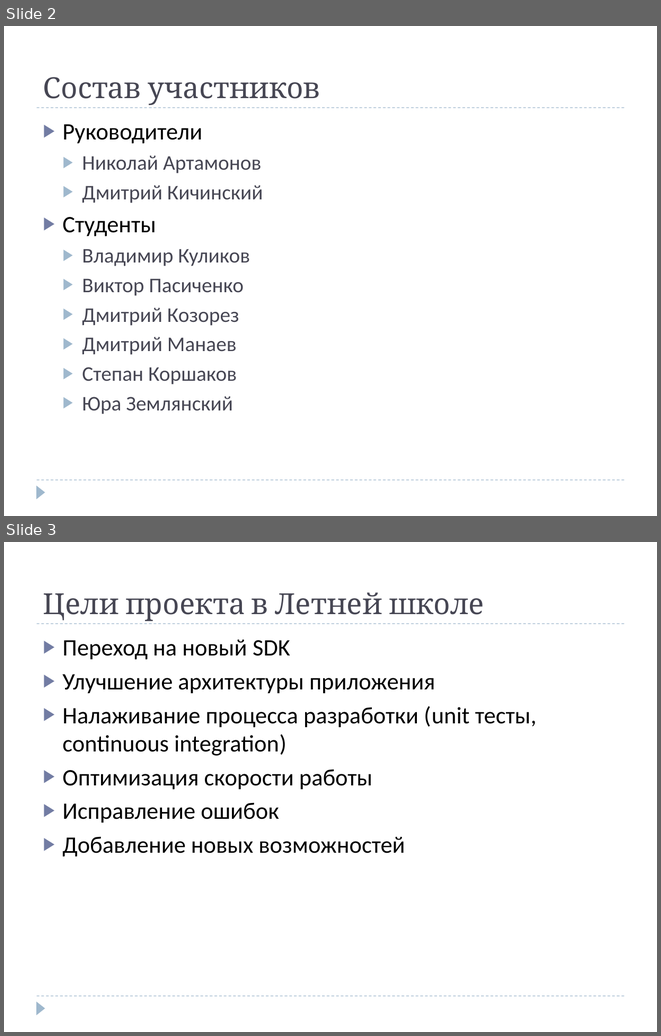
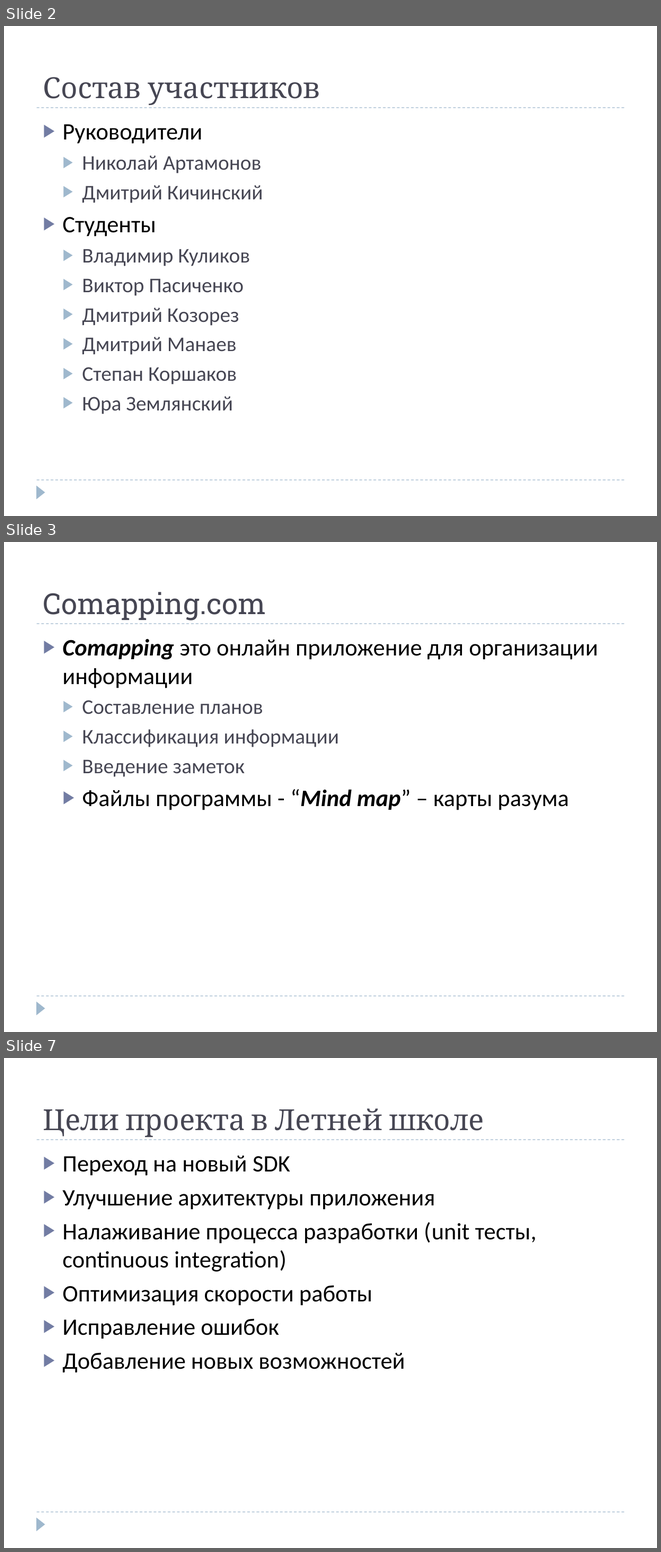
Before and after one commit to dmitry-lt/android-comapping, a slide deck: docs/promo files/presentation/Android Comapping Summer School.ppt. Shown one above the other, each under a label of ours: slides 2 and 3 before the commit, slides 2, 3 and 7 after it; the slides between them are not shown. The pictures are 661x1036 and 661x1552 pixels, drawn with LibreOffice and Linux fonts; fonts in the diff are those of the drawing. Boxes give left, top, right and bottom in pixels: in the first picture for what was removed or moved away, otherwise in the second. Text is boxed around its words. In the diff, an @@ line names an element or a change of style, - is before the commit and + after.

Commit message:
Update presentation/Android Comapping Summer School.ppt

```diff
--- a/docs/promo files/presentation/Android Comapping Summer School.ppt
+++ b/docs/promo files/presentation/Android Comapping Summer School.ppt
@@ slide 3 added at [4,542,657,1032], background #FFFFFF; not listed: 3 template elements that a slide beside it also shows @@
@@ title added at [43,592,266,620], 32 pt, text #464653 @@
+Comapping.com
@@ text added at [62,638,598,810], 26 pt, text #000000 @@
+▶ Comapping это онлайн приложение для организации информации
+  ▶ Составление планов
+  ▶ Классификация информации
+  ▶ Введение заметок
+  ▶ Файлы программы - “Mind map” – карты разума
@@ what was slide 3 is now slide 7 @@
```
Also in this commit, not shown: 1 slide changed, 3 other slides added.
